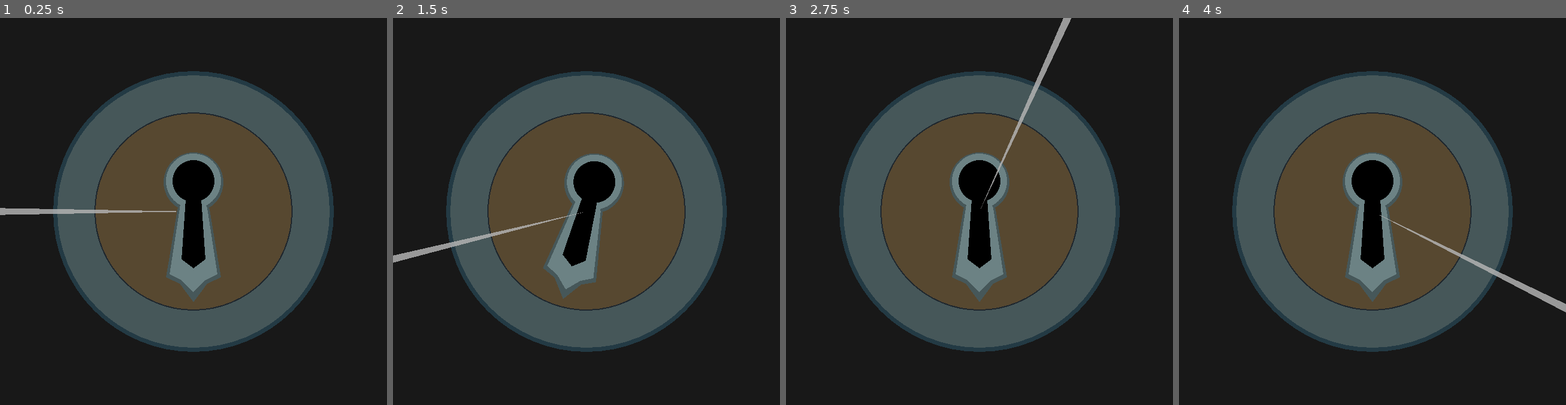
Above: before the commit, frames 1-4 (left to right).
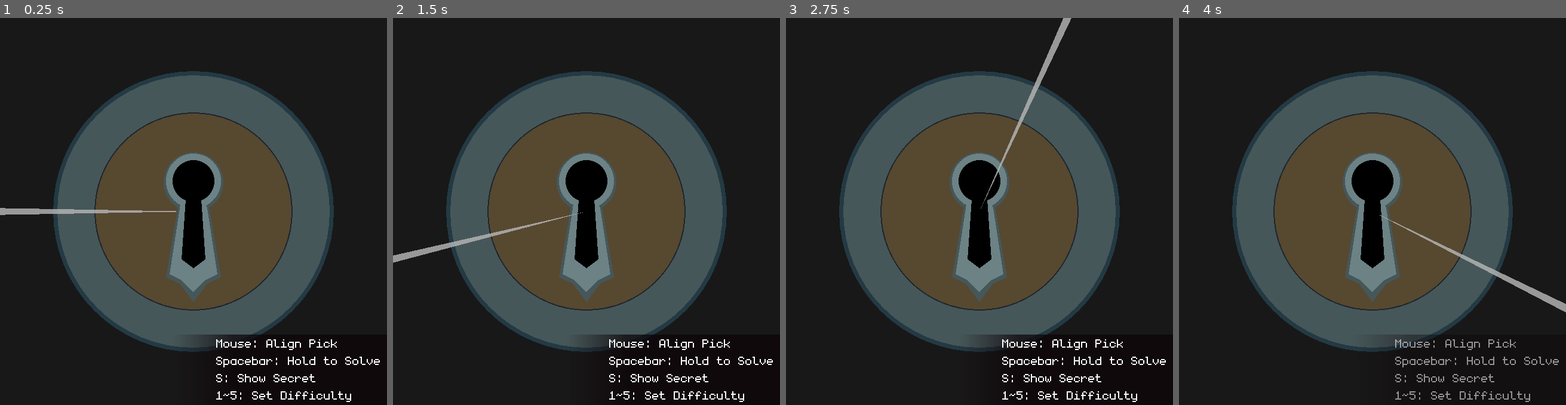
Above: after the commit, the same moments.

Repository: stefanhacks/sky_lock
Game: Godot game, scene res://scenes/game.tscn
Two runs of this game, one before a commit and one after it. Both use one fixed random seed, a clock stepped at 60 frames per second and the inputs below.
Inputs (mouse positions are in pixels of both pictures, inside the frame that each line leads up to):
- Up to frame 1 (0.25 s): no input
- Up to frame 2 (1.5 s): tap Enter at 0.5 s; move the mouse to (671, 192) at 0.52 s; hold Space (space_bar) 0.53-1.28 s; tap G (generate, bound only before the commit) at 0.6 s; move the mouse to (509, 230) at 1.27 s; tap Space (space_bar) at 1.35 s
- Up to frame 3 (2.75 s): tap 2 (difficulty_easy, bound only after the commit) at 1.55, 2.1 s; tap Enter at 2 s; move the mouse to (1018, 126) at 2.02 s; tap 4 (difficulty_hard, bound only after the commit) at 2.3 s
- Up to frame 4 (4 s): tap Space (space_bar) at 2.75 s; move the mouse to (1353, 288) at 2.77 s; tap 4 (difficulty_hard, bound only after the commit) at 2.85 s; tap 3 (difficulty_normal, bound only after the commit) at 3.05, 3.6 s; tap Enter at 3.5 s; move the mouse to (1488, 269) at 3.52 s; tap 1 (difficulty_very_easy, bound only after the commit) at 3.8 s

The runs differ from the first frame. In frame 1, 1.2% of the frame differs, in the area x 51-99%, y 81-100%; in frame 2, 4.3%, in the area x 24-99%, y 24-100%; in frame 3, 1.2%; in frame 4, 0.9%.

Commit message:
Added UI, game feedback, option to change difficulty.

Diff:
--- a/project.godot
+++ b/project.godot
@@ -35,24 +35,39 @@
 
 [input]
 
-click={
-"deadzone": 0.5,
-"events": [Object(InputEventMouseButton,"resource_local_to_scene":false,"resource_name":"","device":-1,"window_id":0,"alt_pressed":false,"shift_pressed":false,"ctrl_pressed":false,"meta_pressed":false,"button_mask":1,"position":Vector2(185, 28),"global_position":Vector2(194, 74),"factor":1.0,"button_index":1,"canceled":false,"pressed":true,"double_click":false,"script":null)
-]
-}
 space_bar={
 "deadzone": 0.5,
 "events": [Object(InputEventKey,"resource_local_to_scene":false,"resource_name":"","device":-1,"window_id":0,"alt_press …(191 unchanged characters)…
 ]
 }
-generate={
-"deadzone": 0.5,
-"events": [Object(InputEventKey,"resource_local_to_scene":false,"resource_name":"","device":-1,"window_id":0,"alt_pressed":false,"shift_pressed":false,"ctrl_pressed":false,"meta_pressed":false,"pressed":false,"keycode":0,"physical_keycode":71,"key_label":0,"unicode":103,"location":0,"echo":false,"script":null)
-]
-}
 see_secret={
 "deadzone": 0.5,
 "events": [Object(InputEventKey,"resource_local_to_scene":false,"resource_name":"","device":-1,"window_id":0,"alt_press …(192 unchanged characters)…
+]
+}
+difficulty_very_easy={
+"deadzone": 0.5,
+"events": [Object(InputEventKey,"resource_local_to_scene":false,"resource_name":"","device":-1,"window_id":0,"alt_pressed":false,"shift_pressed":false,"ctrl_pressed":false,"meta_pressed":false,"pressed":false,"keycode":0,"physical_keycode":49,"key_label":0,"unicode":49,"location":0,"echo":false,"script":null)
+]
+}
+difficulty_easy={
+"deadzone": 0.5,
+"events": [Object(InputEventKey,"resource_local_to_scene":false,"resource_name":"","device":-1,"window_id":0,"alt_pressed":false,"shift_pressed":false,"ctrl_pressed":false,"meta_pressed":false,"pressed":false,"keycode":0,"physical_keycode":50,"key_label":0,"unicode":50,"location":0,"echo":false,"script":null)
+]
+}
+difficulty_normal={
+"deadzone": 0.5,
+"events": [Object(InputEventKey,"resource_local_to_scene":false,"resource_name":"","device":-1,"window_id":0,"alt_pressed":false,"shift_pressed":false,"ctrl_pressed":false,"meta_pressed":false,"pressed":false,"keycode":0,"physical_keycode":51,"key_label":0,"unicode":51,"location":0,"echo":false,"script":null)
+]
+}
+difficulty_hard={
+"deadzone": 0.5,
+"events": [Object(InputEventKey,"resource_local_to_scene":false,"resource_name":"","device":-1,"window_id":0,"alt_pressed":false,"shift_pressed":false,"ctrl_pressed":false,"meta_pressed":false,"pressed":false,"keycode":0,"physical_keycode":52,"key_label":0,"unicode":52,"location":0,"echo":false,"script":null)
+]
+}
+difficulty_very_hard={
+"deadzone": 0.5,
+"events": [Object(InputEventKey,"resource_local_to_scene":false,"resource_name":"","device":-1,"window_id":0,"alt_pressed":false,"shift_pressed":false,"ctrl_pressed":false,"meta_pressed":false,"pressed":false,"keycode":0,"physical_keycode":53,"key_label":0,"unicode":53,"location":0,"echo":false,"script":null)
 ]
 }
 
--- a/scenes/components/lock_secret.gd
+++ b/scenes/components/lock_secret.gd
@@ -4,7 +4,7 @@
 @export var line_to_secret: LineToAngle
 
 # Docs indicate Enums are okay as ints, but typing this variable throws type error.
-var difficulty: int:
+var difficulty: int = Difficulty.NORMAL:
 	set(value):
 		difficulty = value
 		max_integrity = Constants.BASE_LOCK_HEALTH * value
@@ -27,7 +27,7 @@
 	if line_to_secret != null:
 		line_to_secret.visible = false
 
-	randomize_secret()
+	randomize_secret(difficulty)
 
 
 func _unhandled_input(_event: InputEvent) -> void:
@@ -67,7 +67,7 @@
 func randomize_secret(new_difficulty = Difficulty.NORMAL) -> void:
 	difficulty = new_difficulty
 	var random_angle = TAU * randf() # -PI helps account for the y axis when comparing to cursor
-	var new_width = pow(difficulty, 2) * 2
+	var new_width = pow((6 - difficulty), 2) * 2
 	set_secret(random_angle, new_width)
 
 
--- /dev/null
+++ b/scenes/components/ui.gd
@@ -0,0 +1,48 @@
+extends CanvasLayer
+
+@onready var help_container: Control = $HelpContainer
+@onready var combo_container: Control = $ComboContainer
+@onready var combo_label: Label = $ComboContainer/ComboLabel
+
+var fading = false
+var combo_counter = 0:
+	set(value):
+		if value != 0 and combo_container.modulate.a == 0:
+			show_combo()
+
+		combo_counter = value
+		combo_label.text = "x%s" % combo_counter
+
+
+func _ready() -> void:
+	combo_container.modulate.a = 0
+
+
+func fade_ui() -> void:
+	if fading: return
+	fading = true
+
+	await get_tree().create_timer(3).timeout
+	var tween = get_tree().create_tween()
+	tween.tween_property(help_container, "modulate:a", 0, 1)
+
+
+func show_combo() -> void:
+	var tween = get_tree().create_tween()
+	tween.tween_property(combo_container, "modulate:a", 1, 1)
+
+
+func _on_idle_first_interaction() -> void:
+	fade_ui()
+
+
+func _on_idle_changed_dificulty() -> void:
+	combo_counter = 0
+
+
+func _on_broken_broke_lock() -> void:
+	combo_counter = 0
+
+
+func _on_solved_solved_lock() -> void:
+	combo_counter += 1
--- /dev/null
+++ b/scenes/components/ui.tscn
@@ -0,0 +1,94 @@
+[gd_scene load_steps=5 format=3 uid="uid://blv12b2g5qml1"]
+
+[ext_resource type="Script" path="res://scenes/components/ui.gd" id="1_7e1qn"]
+[ext_resource type="Theme" path="res://themes/theme.tres" id="1_g1ph3"]
+[ext_resource type="Gradient" path="res://themes/texture_rect.tres" id="2_ih0f2"]
+
+[sub_resource type="GradientTexture1D" id="GradientTexture1D_5xeyt"]
+gradient = ExtResource("2_ih0f2")
+width = 160
+
+[node name="UI" type="CanvasLayer"]
+script = ExtResource("1_7e1qn")
+
+[node name="HelpContainer" type="Control" parent="."]
+layout_mode = 3
+anchors_preset = 3
+anchor_left = 1.0
+anchor_top = 1.0
+anchor_right = 1.0
+anchor_bottom = 1.0
+offset_left = -360.0
+offset_top = -118.0
+grow_horizontal = 0
+grow_vertical = 0
+mouse_filter = 2
+theme = ExtResource("1_g1ph3")
+
+[node name="TextureRect" type="TextureRect" parent="HelpContainer"]
+custom_minimum_size = Vector2(360, 0)
+layout_mode = 1
+anchors_preset = 15
+anchor_right = 1.0
+anchor_bottom = 1.0
+grow_horizontal = 2
+grow_vertical = 2
+texture = SubResource("GradientTexture1D_5xeyt")
+
+[node name="VBoxContainer" type="VBoxContainer" parent="HelpContainer"]
+layout_mode = 2
+offset_right = 350.0
+offset_bottom = 118.0
+alignment = 2
+
+[node name="Label" type="Label" parent="HelpContainer/VBoxContainer"]
+clip_contents = true
+custom_minimum_size = Vector2(240, 118)
+layout_mode = 2
+size_flags_horizontal = 8
+text = "Mouse: Align Pick
+Spacebar: Hold to Solve
+S: Show Secret
+1~5: Set Difficulty"
+justification_flags = 131
+
+[node name="ComboContainer" type="Control" parent="."]
+layout_mode = 3
+anchors_preset = 0
+offset_right = 100.0
+offset_bottom = 50.0
+mouse_filter = 2
+theme = ExtResource("1_g1ph3")
+
+[node name="TextureRect" type="TextureRect" parent="ComboContainer"]
+layout_mode = 1
+anchors_preset = 15
+anchor_right = 1.0
+anchor_bottom = 1.0
+offset_right = 20.0
+grow_horizontal = 2
+grow_vertical = 2
+texture = SubResource("GradientTexture1D_5xeyt")
+expand_mode = 1
+flip_h = true
+
+[node name="ComboLabel" type="Label" parent="ComboContainer"]
+clip_contents = true
+layout_mode = 1
+anchors_preset = -1
+anchor_left = 0.2
+anchor_right = 0.9
+anchor_bottom = 0.865
+offset_top = -3.0
+offset_right = 10.0
+offset_bottom = 3.0
+grow_horizontal = 2
+grow_vertical = 2
+size_flags_horizontal = 8
+theme_override_font_sizes/font_size = 64
+text = "x0"
+vertical_alignment = 1
+justification_flags = 131
+text_overrun_behavior = 1
+visible_characters = 3
+visible_ratio = 1.5
--- a/scenes/game.tscn
+++ b/scenes/game.tscn
@@ -1,5 +1,6 @@
-[gd_scene load_steps=9 format=3 uid="uid://cdx4h8tp4ltoe"]
+[gd_scene load_steps=10 format=3 uid="uid://cdx4h8tp4ltoe"]
 
+[ext_resource type="PackedScene" uid="uid://blv12b2g5qml1" path="res://scenes/components/ui.tscn" id="1_6xgru"]
 [ext_resource type="PackedScene" uid="uid://cmh8jgmprmm32" path="res://scenes/components/lock.tscn" id="1_til4r"]
 [ext_resource type="PackedScene" uid="uid://cjhcukk22c2he" path="res://scenes/components/line_to_angle.tscn" id="2_ek6di"]
 [ext_resource type="PackedScene" uid="uid://bemc1ogv1g7vu" path="res://scenes/state_machine/state_machine.tscn" id="2_fo6oy"]
@@ -51,6 +52,8 @@
 grow_horizontal = 2
 grow_vertical = 2
 
+[node name="UI" parent="." instance=ExtResource("1_6xgru")]
+
 [node name="LockSecret" parent="." node_paths=PackedStringArray("line_to_secret") instance=ExtResource("2_pvxs3")]
 line_to_secret = NodePath("../LineToSecret")
 
@@ -70,9 +73,11 @@
 lock_secret = NodePath("../../LockSecret")
 line_to_cursor = NodePath("../../LineToCursor")
 
-[node name="Broken" parent="StateMachine" index="3" node_paths=PackedStringArray("lock", "lock_secret")]
+[node name="Broken" parent="StateMachine" index="3" node_paths=PackedStringArray("lock", "lock_secret", "line_to_cursor")]
 lock = NodePath("../../Lock")
 lock_secret = NodePath("../../LockSecret")
+line_to_cursor = NodePath("../../LineToCursor")
+broken_line_color = Color(0.859358, 0.0219279, 0.0829607, 0.913725)
 
 [node name="Solved" parent="StateMachine" index="4" node_paths=PackedStringArray("lock", "lock_secret")]
 lock = NodePath("../../Lock")
@@ -89,4 +94,9 @@
 material = SubResource("ShaderMaterial_56p7x")
 line_color = Color(0.703808, 0.703808, 0.703808, 0.831373)
 
+[connection signal="changed_dificulty" from="StateMachine/Idle" to="UI" method="_on_idle_changed_dificulty"]
+[connection signal="first_interaction" from="StateMachine/Idle" to="UI" method="_on_idle_first_interaction"]
+[connection signal="broke_lock" from="StateMachine/Broken" to="UI" method="_on_broken_broke_lock"]
+[connection signal="solved_lock" from="StateMachine/Solved" to="UI" method="_on_solved_solved_lock"]
+
 [editable path="StateMachine"]
--- a/scenes/state_machine/state_broken.gd
+++ b/scenes/state_machine/state_broken.gd
@@ -2,6 +2,10 @@
 
 @export var lock: Lock
 @export var lock_secret: LockSecret
+@export var line_to_cursor: LineToAngle
+@export var broken_line_color: Color = Color('e9736bcc')
+
+signal broke_lock
 
 
 func _on_process(_delta : float) -> void:
@@ -17,11 +21,18 @@
 
 
 func _on_enter() -> void:
-	print("Crack!")
-	await get_tree().create_timer(Constants.FANFARRE_DURATION).timeout
+	broke_lock.emit()
+	var exit_delay = Constants.FANFARRE_DURATION
+
+	var tween = get_tree().create_tween()
+	tween.tween_property(line_to_cursor, "modulate", broken_line_color, exit_delay * 0.15)
+	tween.tween_property(line_to_cursor, "modulate:a", 0, exit_delay * 0.5)
+
+	await get_tree().create_timer(exit_delay).timeout
 	transition.emit("Idle")
 
 
 func _on_exit() -> void:
-	lock_secret.randomize_secret()
+	line_to_cursor.modulate = Color.WHITE
+	lock_secret.fix_lock()
 	lock.cylinder_rotation = 0.0
--- a/scenes/state_machine/state_idle.gd
+++ b/scenes/state_machine/state_idle.gd
@@ -3,6 +3,10 @@
 @export var lock: Lock
 @export var lock_secret: LockSecret
 @export var line_to_cursor: LineToAngle
+
+var had_interaction = false
+signal first_interaction
+signal changed_dificulty
 
 
 func _on_process(_delta : float) -> void:
@@ -10,8 +14,16 @@
 
 
 func _on_physics_process(delta : float) -> void:
-	if Input.is_action_just_pressed('generate'):
-		_generate()
+	if Input.is_action_just_pressed('difficulty_very_easy'):
+		_change_difficulty(Difficulty.VERY_EASY)
+	elif Input.is_action_just_pressed('difficulty_easy'):
+		_change_difficulty(Difficulty.EASY)
+	elif Input.is_action_just_pressed('difficulty_normal'):
+		_change_difficulty(Difficulty.NORMAL)
+	elif Input.is_action_just_pressed('difficulty_hard'):
+		_change_difficulty(Difficulty.HARD)
+	elif Input.is_action_just_pressed('difficulty_very_hard'):
+		_change_difficulty(Difficulty.VERY_HARD)
 	else:
 		_release_lock(delta)
 
@@ -19,6 +31,9 @@
 func _on_next_transitions() -> void:
 	if Input.is_action_just_pressed("space_bar"):
 		transition.emit("Solving")
+		if had_interaction == false:
+			had_interaction = true
+			first_interaction.emit()
 
 
 func _on_enter() -> void:
@@ -29,8 +44,9 @@
 	line_to_cursor.frozen = true
 
 
-func _generate() -> void:
-	lock_secret.randomize_secret(Difficulty.VERY_HARD)
+func _change_difficulty(level: int) -> void:
+	lock_secret.randomize_secret(level)
+	changed_dificulty.emit()
 
 
 func _release_lock(delta: float) -> void:
--- a/scenes/state_machine/state_solved.gd
+++ b/scenes/state_machine/state_solved.gd
@@ -2,6 +2,8 @@
 
 @export var lock: Lock
 @export var lock_secret: LockSecret
+
+signal solved_lock
 
 
 func _on_process(_delta : float) -> void:
@@ -17,11 +19,11 @@
 
 
 func _on_enter() -> void:
-	print("Click!")
+	solved_lock.emit()
 	await get_tree().create_timer(Constants.FANFARRE_DURATION).timeout
 	transition.emit("Idle")
 
 
 func _on_exit() -> void:
-	lock_secret.randomize_secret()
+	lock_secret.randomize_secret(lock_secret.difficulty)
 	lock.cylinder_rotation = 0.0
--- a/scenes/state_machine/state_solving.gd
+++ b/scenes/state_machine/state_solving.gd
@@ -26,9 +26,10 @@
 
 
 func _on_enter() -> void:
+	var available_distance = lock_secret.max_distance_to_solve
 	var distance = lock_secret.get_distance_to_solving(line_to_cursor.angle_in_radians)
-	var available_distance = lock_secret.max_distance_to_solve
-	max_cylinder_rotation = floor(90 * pow((available_distance - distance) / available_distance, 2))
+	var difficulty_mod = lock_secret.difficulty * 3
+	max_cylinder_rotation = floor(90 * pow((available_distance - distance) / available_distance, difficulty_mod))
 
 
 func _on_exit() -> void:
@@ -36,8 +37,7 @@
 
 
 func _rotate_cylinder(delta: float) -> void:
-	# Rounded numbers just make things easier here, nothing significant is lost.
 	var attempted_rotation = lock.cylinder_rotation + delta * Constants.LOCK_PICKING_SPEED
 	var clamped_rotation = min(attempted_rotation, max_cylinder_rotation)
-	var new_rotation = floor(max(clamped_rotation, lock.cylinder_rotation))
+	var new_rotation = max(clamped_rotation, lock.cylinder_rotation)
 	lock.cylinder_rotation = new_rotation
--- /dev/null
+++ b/scenes/tests/test_ui.tscn
@@ -0,0 +1,13 @@
+[gd_scene load_steps=2 format=3 uid="uid://b55evtufnjxav"]
+
+[ext_resource type="PackedScene" uid="uid://blv12b2g5qml1" path="res://scenes/components/ui.tscn" id="1_lk6ma"]
+
+[node name="Control" type="Control"]
+layout_mode = 3
+anchors_preset = 15
+anchor_right = 1.0
+anchor_bottom = 1.0
+grow_horizontal = 2
+grow_vertical = 2
+
+[node name="UI" parent="." instance=ExtResource("1_lk6ma")]
--- a/scripts/constants.gd
+++ b/scripts/constants.gd
@@ -3,10 +3,10 @@
 const BASE_LOCK_HEALTH: int = 20
 
 # In degrees per second
-const LOCK_PICKING_SPEED: float = 90
-const LOCK_RELEASE_SPEED: float = 60
+const LOCK_PICKING_SPEED: float = 130
+const LOCK_RELEASE_SPEED: float = 260
 
 # In seconds
-const FANFARRE_DURATION: int = 2
+const FANFARRE_DURATION: float = 2.0
 const LOCK_DAMAGE_PER_SECOND = 60
 const LOCK_REPAIR_PER_SECOND = 5
--- a/scripts/difficulty.gd
+++ b/scripts/difficulty.gd
@@ -1,9 +1,9 @@
 class_name Difficulty
 
 enum {
-	VERY_HARD = 1,
-	HARD = 2,
+	VERY_HARD = 5,
+	HARD = 4,
 	NORMAL = 3,
-	EASY = 4,
-	VERY_EASY = 5,
+	EASY = 2,
+	VERY_EASY = 1,
 }
--- /dev/null
+++ b/themes/texture_rect.tres
@@ -0,0 +1,5 @@
+[gd_resource type="Gradient" format=3 uid="uid://cl8aqlnvy3ifo"]
+
+[resource]
+offsets = PackedFloat32Array(0, 0.282967)
+colors = PackedColorArray(0.0784314, 0.0313726, 0.0509804, 0, 0.0470588, 0.0156863, 0.027451, 0.72549)
--- /dev/null
+++ b/themes/theme.tres
@@ -0,0 +1,7 @@
+[gd_resource type="Theme" load_steps=2 format=3 uid="uid://diptbbslkqkt8"]
+
+[ext_resource type="FontFile" uid="uid://cngubvdvuwu6o" path="res://assets/font/monogram.ttf" id="1_gbgn1"]
+
+[resource]
+Label/font_sizes/font_size = 32
+Label/fonts/font = ExtResource("1_gbgn1")
Binary file added: assets/font/monogram.ttf
Not shown, added: assets/font/monogram.ttf.import
